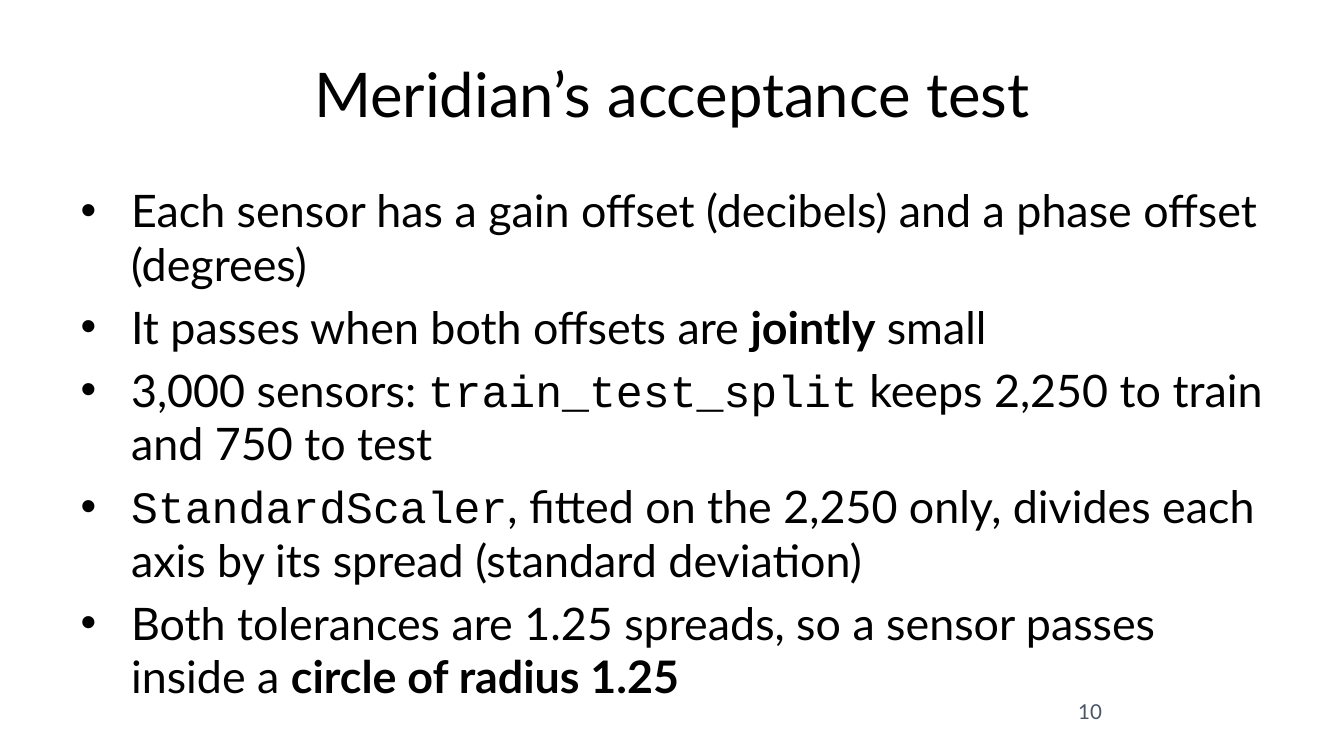
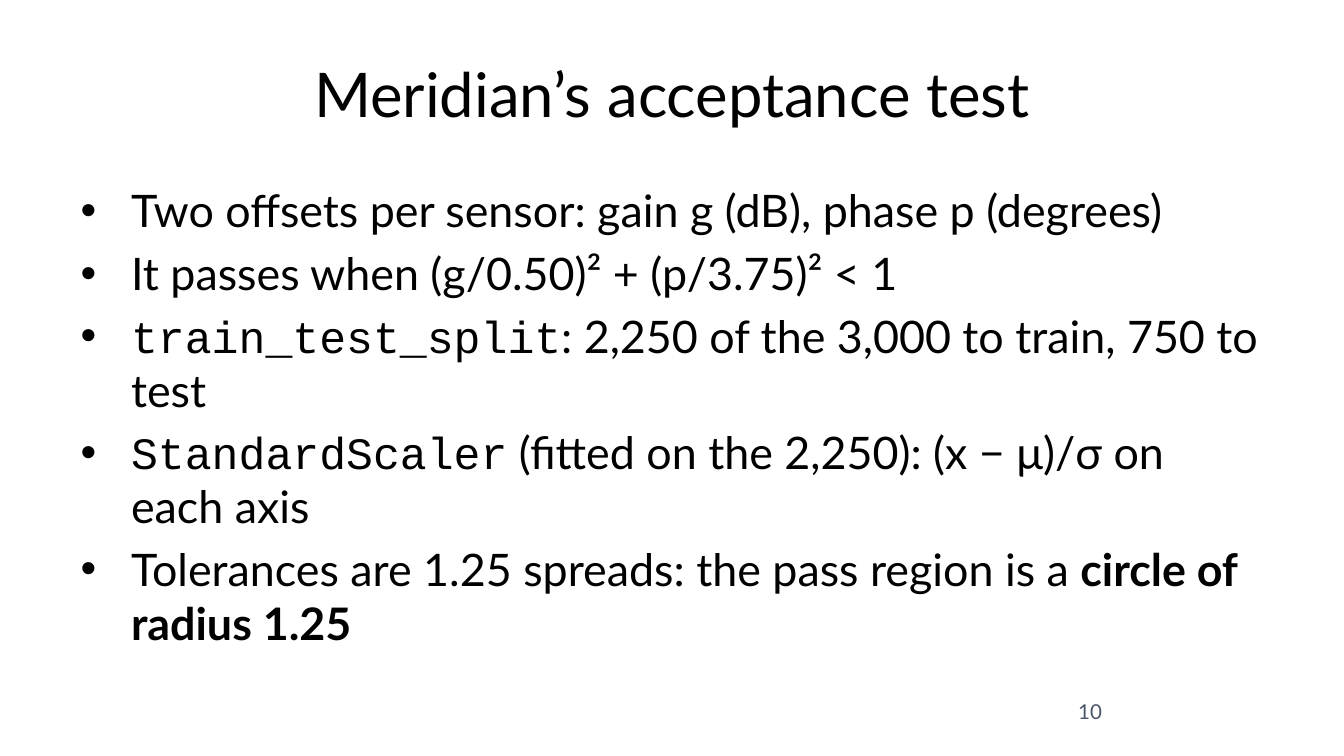
Before and after one commit to fabioantonini/technologies-for-artificial-intelligence, a slide deck: slide 10 of Lessons/09_neural_networks/Slides/neural_networks_slides.pptx. Drawn at 1344x756 pixels with LibreOffice and Linux fonts; fonts in the diff are those of the drawing; background and template pictures are left out. Boxes give left, top, right and bottom in pixels: in the first picture for what was removed or moved away, otherwise in the second. Text is boxed around its words. In the diff, an @@ line names an element or a change of style, - is before the commit and + after.

```diff
--- a/Lessons/09_neural_networks/Slides/neural_networks_slides.pptx
+++ b/Lessons/09_neural_networks/Slides/neural_networks_slides.pptx
@@ text at [131, 192, 1257, 641]: text changed @@
-• Each sensor has a gain offset (decibels) and a phase offset (degrees)
-• It passes when both offsets are jointly small
-• 3,000 sensors: train_test_split keeps 2,250 to train and 750 to test
-• StandardScaler, fitted on the 2,250 only, divides each axis by its spread (standard deviation)
-• Both tolerances are 1.25 spreads, so a sensor passes inside a circle of radius 1.25
+• Two offsets per sensor: gain g (dB), phase p (degrees)
+• It passes when (g/0.50)² + (p/3.75)² < 1
+• train_test_split: 2,250 of the 3,000 to train, 750 to test
+• StandardScaler (fitted on the 2,250): (x − μ)/σ on each axis
+• Tolerances are 1.25 spreads: the pass region is a circle of radius 1.25
```
Also in this commit, not shown: 31 other slides changed, 1 slide added, 1 slide removed, 18 other files.
